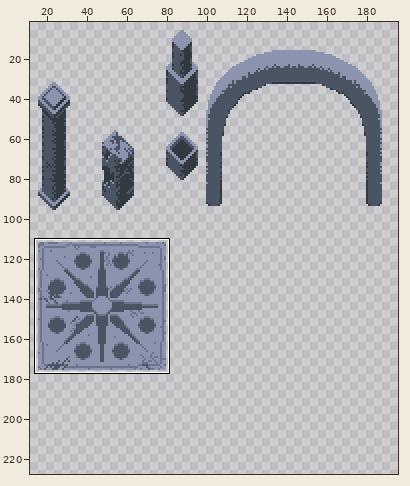
Pixel-art file -- Assets/Art/Tilesets/StonePillars.ase. The first picture is a wide view before the edit; the outline marks the close-up.
Close-up. The starting point:
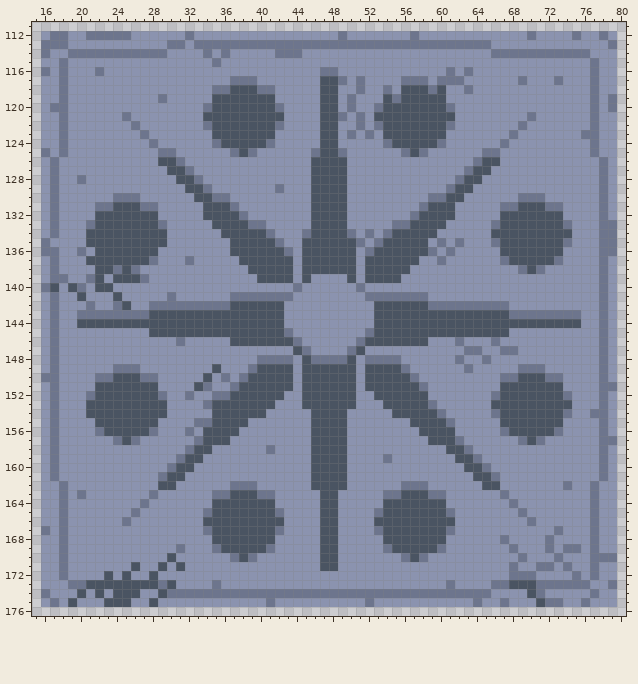
256x256 pixels, 1 frame. Shown: x 15..80, y 111..176. The wide view leaves out empty margins. The commit also changed other parts of the picture, which this record leaves out.
Now the later version:
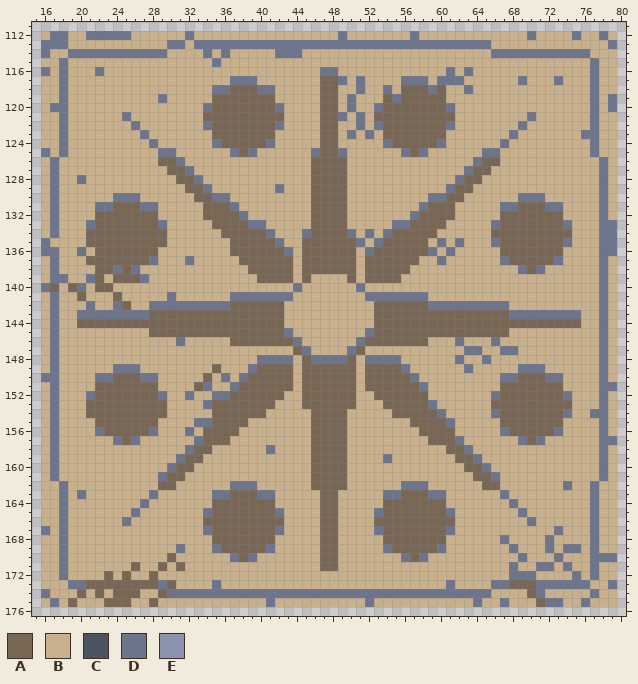
Palette (. is transparent): A #796755  B #c7b08b  C #4a5462  D #6d758d  E #8b93af
Edits made:
Changed rows in their new state; - is an unchanged pixel.
first column x 16:
112 B--BB-----BBBBBB-BBBBBBBBBBBBBBBB-BBBBBBB-BBBBBBBBBBBB-BBBB-BB-B
113 ---BBBBBBBBBBB--B---------------------------------BBBBBBBBBBBBB-
114 -BB-----------BBBB-B-BBBBB---BBBBBBBBBBBBBBBBBBBBB-----------BBB
115 BB-BBBBBBBBBBBBBBBB-BBBBBBBBBBBBBBBBBBBBBBBBBBBBBBBBBBBBBBBBB-BB
116 -B-BBB-BBBBBBBBBBBBBBBBBBBBBBBB--BBBBBBBBBBBB-B-BBBBBBBBBBBBB-BB
117 BB-BBBBBBBBBBBBBBBBBB---BBBBBBBAA-B-BBBB---B---BBBBBB-BBB-BBB-BB
118 BB-BBBBBBBBBBBBBBBB--AAA--BBBBBAABB-BB-BAAA-ABB-BBBBBBBBBBBBB-BB
119 BB-BBBBBBBBBB-BBBBBAAAAAAABBBBBAAB-BBBA-AAAAABBBBBBBBBBBBBBBB-B-
120 B--BBBBBBBBBBBBBBB-AAAAAAA-BBBBAAB-BB-AAAAAAA-BBBBBBBBBBBBBBB-B-
121 BB-BBBBBB-BBBBBBBBAAAAAAAAABBBBAA-B-BAAAAAAAAABBBBBBBB-BBBBBB-BB
122 BB-BBBBBBB-BBBBBBB-AAAAAAA-BBBBAABB-B-AAAAAAA-BBBBBBB-BBBBBBB-BB
123 BB-BBBBBBBB-BBBBBBBAAAAAAABBBBBAAB-B-BAAAAAAABBBBBBB-BBBBBBB--BB
124 BB-BBBBBBBBB-BBBBBB-AAAAA-BBBBBAABBBBB-AAAAA-BBBBBB-BBBBBBBBB-BB
125 -B-BBBBBBBBBB--BBBBBB-A-BBBBBB-AA-BBBBBB-A-BBBBBB--BBBBBBBBBB-BB
126 B-BBBBBBBBBBBAA-BBBBBBBBBBBBBBAAAABBBBBBBBBBBBBB-AABBBBBBBBBBB-B
127 B-BBBBBBBBBBBBAA-BBBBBBBBBBBBBAAAABBBBBBBBBBBBB-AABBBBBBBBBBBB-B
128 B-BB-BBBBBBBBBBAA-BBBBBBBBBBBBAAAABBBBBBBBBBBB-AABBBBBBBBBBBBB-B
129 B-BBBBBBBBBBBBBBAA-BBBBBBB-BBBAAAABBBBBBBBBBB-AABBBBBBBBBBBBBB-B
130 B-BBBBBB---BBBBBBAA--BBBBBBBBBAAAABBBBBBBBB--AABBBBBB---BBBBBB-B
131 B-BBBB--AAA--BBBBBAAA-BBBBBBBBAAAABBBBBBBB-AAABBBBB--AAA--BBBB-B
132 B-BBBBAAAAAAABBBBBAAAA-BBBBBBBAAAABBBBBBB-AAAABBBBBAAAAAAABBBB-B
133 B-BBB-AAAAAAA-BBBBBAAAA--BBBBBAAAABBBBB--AAAABBBBB-AAAAAAA-BBB--
134 B-BBBAAAAAAAAABBBBBBAAAAA-BBB-AAAA-B-B-AAAAABBBBBBAAAAAAAAABBB--
135 -BBBBAAAAAAAAABBBBBBBAAAAA-BBAAAAAA-B-AAAAAB-B-BBB-AAAAAAA-BBB--
136 --BB-BAAAAAAABBBBBBBBAAAAAA-BAAAAAAB-AAAAAA-B-BBBBBAAAAAAABBBB--
137 B-BBBAAAAAAA-BBB-BBBBBAAAAAABAAAAAABAAAAAABB-BBBBBB-AAAAA-BBBB-B
138 B-BBBBAA-A-BBBBBBBBBBBBAAAAABAAAAAABAAAAABBBBBBBBBBBB-A-BBBBBB-B
139 B--BB-ABAAA-BBBBBBBBBBBBAAAABABBBBABAAAABBBBBBBBBBBBBBBBBBBBBB-B
140 -ABA-BAABBBBBBBBBBBBBBBBBBBB-BBBBBB-BBBBBBBBBBBBBBBBBBBBBBBBBB-B
141 B-BBABBBABBBBB-BBBBBB-------BBBBBBBB-------BBBBBBBBBBBBBBBBBBB-B
142 B-BBB-BB-ABB---------AAAAAABBBBBBBBBBAAAAAA---------BBBBBBBBBB-B
143 B-BB--------AAAAAAAAAAAAAAABBBBBBBBBBAAAAAAAAAAAAAAA--------BB-B
144 B-BBAAAAAAAAAAAAAAAAAAAAAAABBBBBBBBBBAAAAAAAAAAAAAAAAAAAAAAABB-B
145 B-BBBBBBBBBBAAAAAAAAAAAAAAA-BBBBBBBB-AAAAAAAAAAAAAAABBBBBBBBBB-B
146 B-BBBBBBBBBBBBB-BBBBBAAAAAAA-BBBBBB-AAAAAAABBB-BBB-BBBBBBBBBBB-B
147 B-BBBBBBBBBBBBBBBBBBBBBBBBBBA-BBBB-ABBBBBBBBBBB--BB--BBBBBBBBB-B
148 B-BBBBBBBBBBBBBBBBBBBBBB----BA----AB----BBBBBB-BB-BBBBBBBBBBBB-B
149 B-BBBBBB---BBBBBBBBABBB-AAAABAAAAAABAAAA-BBBBBB-BBBBB---BBBBBB-B
150 --BBBB--AAA--BBBBBAB-B-AAAAABAAAAAABAAAAA-BBBBBBBBB--AAA--BBBB-B
151 B-BBBBAAAAAAABBBBA-BB-AAAAAABAAAAAABAAAAAA-BBBBBBBBAAAAAAABBBB--
152 B-BBB-AAAAAAA-BB-BB--AAAAAABBAAAAAABBAAAAAABBBBBBB-AAAAAAA-BBB-B
153 B-BBBAAAAAAAAABBBB-AAAAAAABBBAAAAAABBBAAAAA-BBBBBBAAAAAAAAABBB-B
154 B-BBBAAAAAAAAABBBBBAAAAAABBBBBAAAABBBBBAAAAA-BBBBB-AAAAAAA-BB--B
155 B-BBBBAAAAAAABBBB--AAAABBBBBBBAAAABBBBBBBAAAA-BBBBBAAAAAAABBBB-B
156 B-BBBB-AAAAA-BBB-BAAAABBBBBBBBAAAABBBBBBBBAAAABBBBB-AAAAA-BBBB-B
157 B-BBBBBB-A-BBBBBB-AAABBBBBBBBBAAAABBBBBBBBBAAA-BBBBBB-A-BBBBBB--
158 B-BBBBBBBBBBBBBB-AABBBBBB-BBBBAAAABBBBBBBBBBBAA-BBBBBBBBBBBBBB-B
159 B-BBBBBBBBBBBBB-AABBBBBBBBBBBBAAAABBBB-BBBBBBBAA-BBBBBBBBBBBBB-B
160 B-BBBBBBBBBBBB-AABBBBBBBBBBBBBAAAABBBBBBBBBBBBBAA-BBBBBBBBBBBB-B
161 B-BBBBBBBBBBB-AABBBBBBBBBBBBBBAAAABBBBBBBBBBBBBBAA-BBBBBBBBBBB-B
162 BB-BBBBBBBBBBAABBBBBB---BBBBBBAAAABBBBBB---BBBBBBAABBBBBBB-BB-BB
163 BB-B-BBBBBBB-BBBBBB--AAA--BBBBBAABBBBB--AAA--BBBBBB-BBBBBBBBB-BB
164 BB-BBBBBBBB-BBBBBBBAAAAAAABBBBBAABBBBBAAAAAAABBBBBBB-BBBBBBBB-BB
165 BB-BBBBBBB-BBBBBBB-AAAAAAA-BBBBAABBBB-AAAAAAA-BBBBBBB-BBBBBBB-BB
166 BB-BBBBBB-BBBBBBBBAAAAAAAAABBBBAABBBBAAAAAAAAABBBBBBBB-BBBBBB-BB
167 -B-BBBBBBBBBBBBBBB-AAAAAAA-BBBBAABBBB-AAAAAAA-BBBBBBBBBBB-BBB-BB
168 BB-BBBBBBBBBBBBBBBBAAAAAAABBBBBAABBBBBAAAAAAABBBBBB-BBBB-BBBB-BB
169 BB-BBBBBBBBBBBB-BBB-AAAAA-BBBBBAABBBBB-AAAAA-BBBBBBB-BBB-B--B-BB
170 BB-BBBBBBBBBBBABBBBBB-A-BBBBBBBAABBBBBBB-A-BBBBBBBBBB-BBB-BBB---
171 BB-BBBBBBBABBABABBBBBBBBBBBBBBBAABBBBBBBBBBBBBBBBBBB-BB--B-BB-BB
172 BB-BBBBABABBABBBBBBBBBBBBBBBBBBBBBBBBBBBBBBBBBBBBBBB---BBBB-B-BB
173 BBB--AAAAAAAA-ABBBB-BBBBBBBBBBBBBBBBBBBBBBBBB-BBBB--AAA------BB-
174 -BBBABABAAABBA------------------------------------BBBBA-BBBBB-BB
175 B-BABBBAAABBABBBBBBBBBBBB-BBBBBBBBBB-BBBBBBBBBBB-BB-BBBA--BB-BBB
Changed places in both close-ups, as pixel boxes (x1, y1, x2, y2):
changed: (41, 31, 617, 607)
